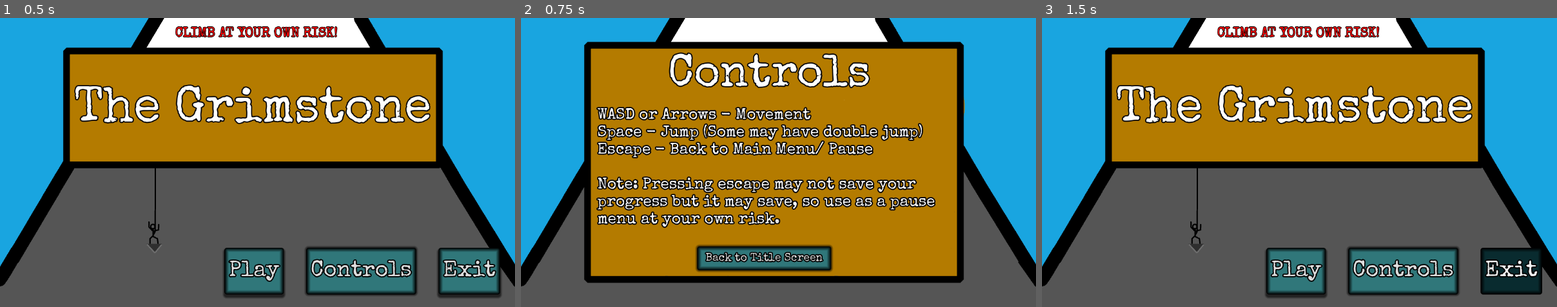
Above: before the commit, frames 1-3 (left to right).
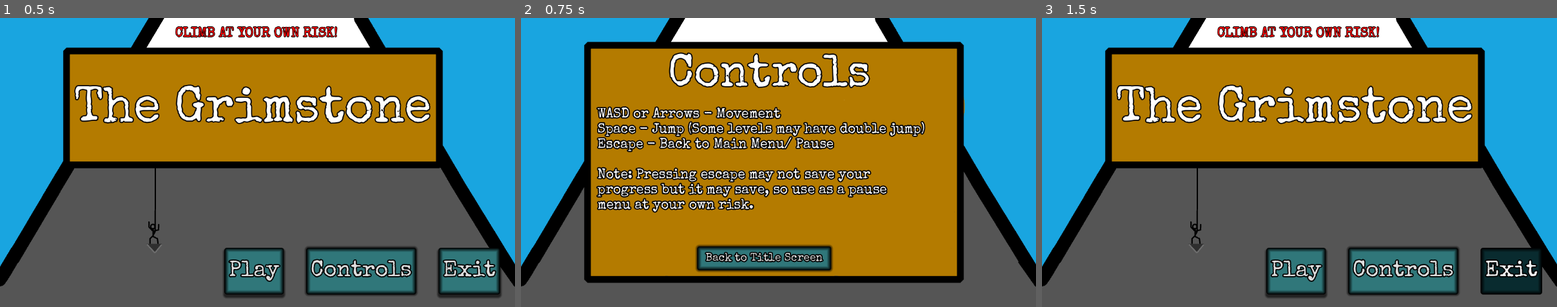
Above: after the commit, the same moments.

Repository: asundar-mags/the-grimstone-digital-tech
Game: Godot game, scene res://scenes/main menu.tscn
The game is run twice, just before and just after one commit, with the same random seed, the same clock (stepped at 60 frames per second) and the same inputs.
Inputs:
- Up to frame 1 (0.5 s): no input
- Up to frame 2 (0.75 s): click "Controls" at 0.5 s
- Up to frame 3 (1.5 s): click "Back to Title Screen" at 1.25 s

Frame 1 is identical in both runs. In frame 2, 14% of the frame differs, in the area x 14-81%, y 30-73%; in frame 3, nothing differs.

Commit message:
More bug fixes
Text issues fixed

Diff:
--- a/the-grimstone/scenes/controls.tscn
+++ b/the-grimstone/scenes/controls.tscn
@@ -3,6 +3,12 @@
 [ext_resource type="Script" uid="uid://cgeuno7vqgww" path="res://scripts/controls.gd" id="1_cywyo"]
 [ext_resource type="Texture2D" uid="uid://b45kkioby075t" path="res://assets/options and gameover menu.png" id="2_ihl6s"]
 [ext_resource type="FontFile" uid="uid://bpexselcaaeq1" path="res://assets/SpecialElite-Regular.ttf" id="3_jlst0"]
+
+[sub_resource type="LabelSettings" id="LabelSettings_cywyo"]
+font = ExtResource("3_jlst0")
+font_size = 30
+outline_size = 10
+outline_color = Color(0, 0, 0, 1)
 
 [sub_resource type="StyleBoxFlat" id="StyleBoxFlat_se8ut"]
 bg_color = Color(0.1882353, 0.46666667, 0.47843137, 1)
@@ -84,13 +90,14 @@
 theme_override_fonts/font = ExtResource("3_jlst0")
 theme_override_font_sizes/font_size = 35
 text = "WASD or Arrows - Movement
-Space - Jump (Some may have double jump)
+Space - Jump (Some levels may have double jump)
 Escape - Back to Main Menu/ Pause
 
 Note: Pressing escape may not save your
 progress but it may save, so use as a pause
 menu at your own risk.
 "
+label_settings = SubResource("LabelSettings_cywyo")
 
 [node name="Exit" type="Button" parent="." unique_id=173249848]
 layout_mode = 0
--- a/the-grimstone/scenes/game_over_screen.tscn
+++ b/the-grimstone/scenes/game_over_screen.tscn
@@ -6,7 +6,7 @@
 
 [sub_resource type="LabelSettings" id="LabelSettings_jw6e5"]
 font = ExtResource("2_61w2s")
-font_size = 150
+font_size = 90
 outline_size = 10
 outline_color = Color(0, 0, 0, 1)
 
@@ -77,16 +77,16 @@
 offset_left = 187.0
 offset_top = 179.0
 offset_right = 941.0
-offset_bottom = 330.0
-text = "Game Over"
+offset_bottom = 273.0
+text = "You bet the game"
 label_settings = SubResource("LabelSettings_jw6e5")
 
 [node name="Label" type="Label" parent="." unique_id=2091206741]
 layout_mode = 0
 offset_left = 211.0
-offset_top = 326.0
+offset_top = 298.0
 offset_right = 922.0
-offset_bottom = 401.0
+offset_bottom = 373.0
 text = "Congrats on traversing the caverns of the Grimstone...
 Quit the game if you would like to restart..."
 label_settings = SubResource("LabelSettings_wa2qn")
